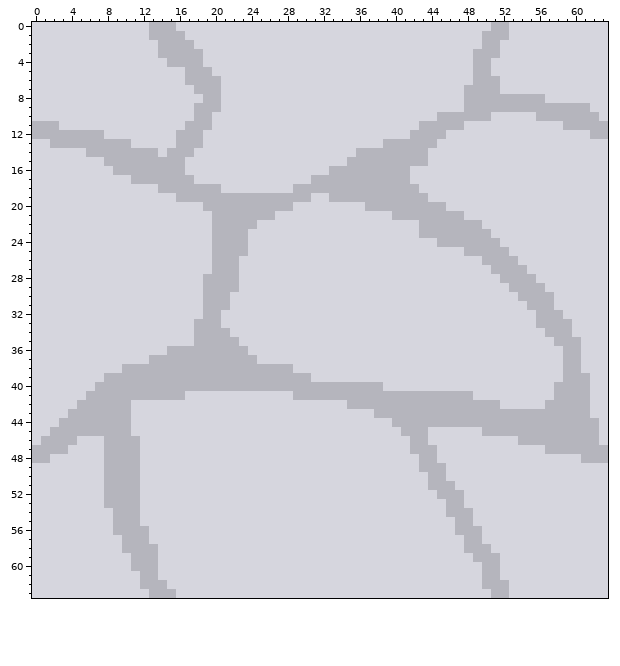
One commit to this pixel-art sprite: Godot/Images/StripTextures/iceRock.png. Above, as it was before the edit.
The file is 64x64 pixels. Colours within 5 levels of each other are drawn and written as one.
After the commit:
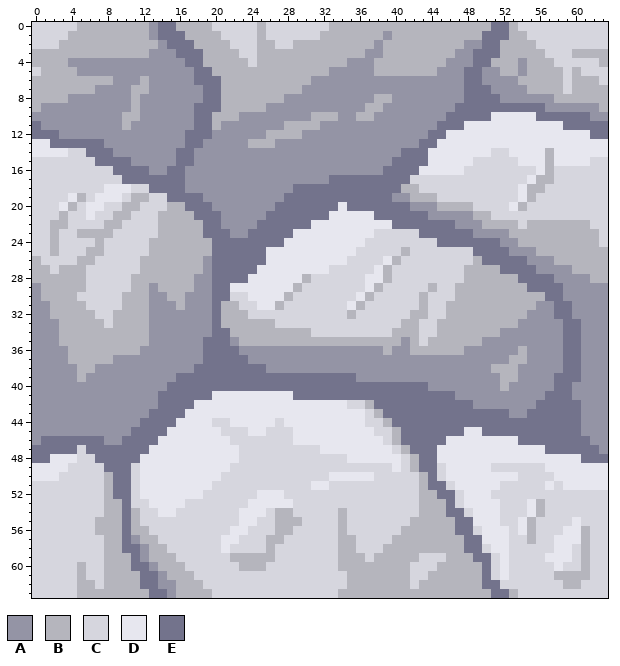
Palette (. is transparent): A #9494a5  B #b5b5bd  C #d6d6de  D #e7e7ef  E #73738c
Edits made:
Changed rows in their new state; - is an unchanged pixel.
first column x 0:
 0 -----BBBBBBBBAEEBBBB-----B-------BBBBBBBBBBBBBBBBBBEEB----------
 1 ----BBBBBBBBBAEEEBBBB----B------BBBBBBBABBBBBBBBBBEEEBB---------
 2 ---BBBBBBBBBBBAEEEBBBB---BB--BBBBBBBBBABBBBBBBBBAAEEBBBB--------
 3 BBBBBBBBBBBBBAAAEEEBBBB--BBBBBBBBBBBBAABBBBBBBBAAEEEBBBBB---BBBB
 4 BBBBAAAAAAAAAAAAAEEBBBBB-BBBBBBBBBBAAABBBBBBBBAAAEEBBBABBB-----B
 5 -BBBBAAAAAAAAAAAAAEEBBBBBBBBBBBBBAAAAABBBBBBBAAAEEAABBABBBB-B---
 6 BBBBBBBBBAAABAAAAAEEEBBBBBBBBBBAAAAAAAAAAAAAAAAAEEAAAABBBBB-BBB-
 7 BBBBBBBAAAABBAAAAAAEEBBBBBBBBBAAAAAAAAAAAAAAAAAAEEEAAAABBBB-BBBB
 8 BBBBAAAAAAABAAAAAAAEEBBBBBBBAAAAAAAAAABBAAAAAAAAEEEEAAAAAABBBBBB
 9 BAAAAAAAAAABAAAAAAEEEBBBBBAAAAAAAAAAABBAAAAAAAAEEEEEEEEEEAAAAAAB
10 AAAAAAAAAABBAAAAAAEEBBBAAAAAAAABBBAABBAAAAAAAAEEEEEDDDDDEEEEEEAA
11 EAAAAAAAAABAAAAAAAEEBAAAAAAABBBBAAAAAAAAAAAAAEEEDDDDDDDDDDDEEEEE
12 EEEAAAAAAAAAAAAAAEEEAAAAAABBBBAAAAAAAAAAAAAAEEDDDDDDDDDDDDDDDDEE
13 DDEEEEEEAAAAAAAAAEEAAAAABBBAAAAAAAAAAAAAAAAEEDDDDDDDDDDDDDDDDDDD
14 DDDD--EEEAAAAAAAEEAAAAAAAAAAAAAAAAAAAAAAAEEEDDDDDDD--DDDDBDDDDDD
15 -------EEEEAAAAAEEAAAAAAAAAAAAAAAAAAAAAAEEEEDDDDD-----DDDBDDDD--
16 ---------EEEEAAEEAAAAAAAAAAAAAAAAAAAAAAEEEEDDDDD--------DB------
17 ----------EEEEEEEAAAAAAAAAAAAAAAAEEEEEEEEE-------------DBB------
18 --------DDD--EEEEAAAAAAAAAAAAEEEEEEEEEEEE-------------DBB-------
19 ----DB-DDD-BB--EEEEAAAAAAAAAEEEEEEEEEEEEAA--B---------DB--------
20 ---DB-DD--BB---BBEEEAAAAAAAEEEEEEEDEEEEEEEAAA-BBB----DB---------
21 ---B--D--BB---BBBBEEEAAAAAEEEEEEEDDDDDEEEEEEAAAAABB-------------
22 --BB----BB----BBBBBEEAAAAEEEEEEDDDDDDDDDEEEEEEEAAABBBB-BBBBBBB--
23 --B--BBBB-----BBBBBEEEAAEEEEEDDDDDDDDD-----EEEEEEAAAABBBBBBBBBB-
24 --B----B-----BBBBBBBEEEEEEEEDDDDDDDDD--------EEEEEEEAABBBBBBBBB-
25 --B---BB-----BBBBBBBEEEEEEDDDDDDDDDD-----B------CEEEEAAABBBBBBBB
26 B----BB-----BBBBBBBAEEEEEEDDDDDDDDD----DB--------BEEEEEAAABBBBBB
27 BB-BBB------BBBBBBBAEEEEEDDDDDDDD-----DB--------BBB-EEEEAAAABBBB
28 BBBBBB-----BBBBBBBAAEEEEDDDDDDB------DDB--------BBBB--EEEEAAAABB
29 ABBBBB-----BBABBBBAAEEDDDDDDDB-------DB-----B--BBBBBB--EEEEAAAAA
30 ABBBB-----BBBAABBAAAEE--DDDDB-------DB-----B---BBBBBBB---EEAAAAA
31 AABBBB----BBBAAABAAAE-B--DDB-------DB------B--BBBBBBBBB-AAEEAAAA
32 AABBBBB--BBBBAAAAAAAEBBB-----------B------BB--BBBBBBBBBAAAEEAAAA
33 AAABBBBB-BBBBAAAAAAAEBBBBBB--------------BB--BBBBBBBBBAAAAAEEAAA
34 AAABBBBBBBBBBAAAAAAAEEBBBBBBBBB---------BBB--BBBBBBBAAAAAAAEEAAA
35 AAABBBBBBBBBBAAAAAAEEEABBBBBBBBBBBBBBBBBBAB-BBBBBBAAAAAAAAAEEAAA
36 AAAABBBBBBBBAAAAAAAEEEEAAAAAAAAAAAAAAAABAABBBBBBAAAAAABAAAAEEAAA
37 AAAABBBBBAAAAAAAAAAEEEEEAAAAAAAAAAAAAAAAAAAAAAAAAAAAABBAAAAEEAAA
38 AAAAABBAAAAAAAAAAAEEEEEEEEAAAAAAAAAAAAAAAAAAAAAAAAABBBAAAAAEEAAA
39 AAAAABAAAAAAAAAAEEEEEEEEEEEEEEEEEEEEAAAAAAAAAAAAAAAABBAAAAEEEAAA
40 AAAAAAAAAAAAAAAEEEEEEEEEEEEEEEEEEEEEEEEEEEEEAAAAAAAABAAAAAEEAAAA
41 AAAAAAAAAAAAAAEEEEEEDDDDDDDDDEEEEEEEEEEEEEEEEEEAAAAAAAAAAEEEAAAA
42 AAAAAAAAAAAAAAEEEEDDDDDDDDDDDDDDDDDCC-EEEEEEEEEEEAAAAAAAEEEEEAAA
43 AAAAAAAAAAAAAEEEEDDDDDDDDDDDDDDDDDDDD--EEEEEEEEEEEEEEAAEEEEEEAAA
44 AAAAAAAAAAAAEEEEDDDD--DDDDD-DDDDDDDDD--BEEEEEEEEEEEEEEEEEEEEEAAA
45 AAAAAAAAAAAEEEEDDDDDD---DD---DDDDDDDDD--BEEEEEEEDDEEEEEEEEEEEAAA
46 AEEEEEEEAAEEEEDDDDDDDD-------DDDDDDDDDD-BEEEEEDDDDDDDDEEEEEEEEAA
47 EEEEE-EEEEEEEDDDDDDDDDD---------DDDDDDDD-BEEEDDDDDDDDDDDDEEEEEEA
48 EEDDD--EEEEEDDDDDDDDDDD------------DDDDDD-BEEDDDDDDDDDDDDDDDDEEE
49 DDDD----EEECDDDDDDDDDD------------------D-BEECDDDDD------DDDDDDD
50 DDD------EECDDDDDDDDD------------DDDDD-----BECDDDDDDDD----DDDDDD
51 ---------EECDDDDDDDD-----------DD----------BEECDDDDD-----D-DDDDD
52 ---------EECDDDDDDD------DDD---------------BBEECDDD-------------
53 ----------EC-DDDD-------DDDDD--------------BBBECDDDD---DB-------
54 --------B-E---DD-------DDD-BB-----B--------BBBEECDDD---DB-------
55 -------BB-E------------DD--BBB----B-------BBBBBEEDDD--DB----D---
56 -------BB-E-----------DD---BB-----B------BBBBBBEECDDD-DB---DDB--
57 --------BBEA-B-------DD---BB------BB----BBBBBBBBEEDDD--B--DDDB--
58 --------BBEEA-B------D----B-------BB---BBBBBBBBBEECDD-----DD-B--
59 --------BBBEA-BB------BBBBB-------BBB-BBBBB---BBBEECD----DDD-B--
60 -----B--BBBEEABBB------BBB--------BBBBBBBB---BBBBBECD-----D--B--
61 -----B--BBBBEEABBB-----------------BBBBBBB--BBBBBBECD-----BBBB--
62 -----BB-BBBBEEAABBB----------------BBBBBBB-BBBBBBBEEC------BB---
63 -----BBBBBBBBEEABBBB--------------BBBBBBBBBBBBBBBBBEEB----------
Boxes around the changes in both pictures, in picture pixels (x1, y1, x2, y2):
changed: (32, 22, 608, 598)
